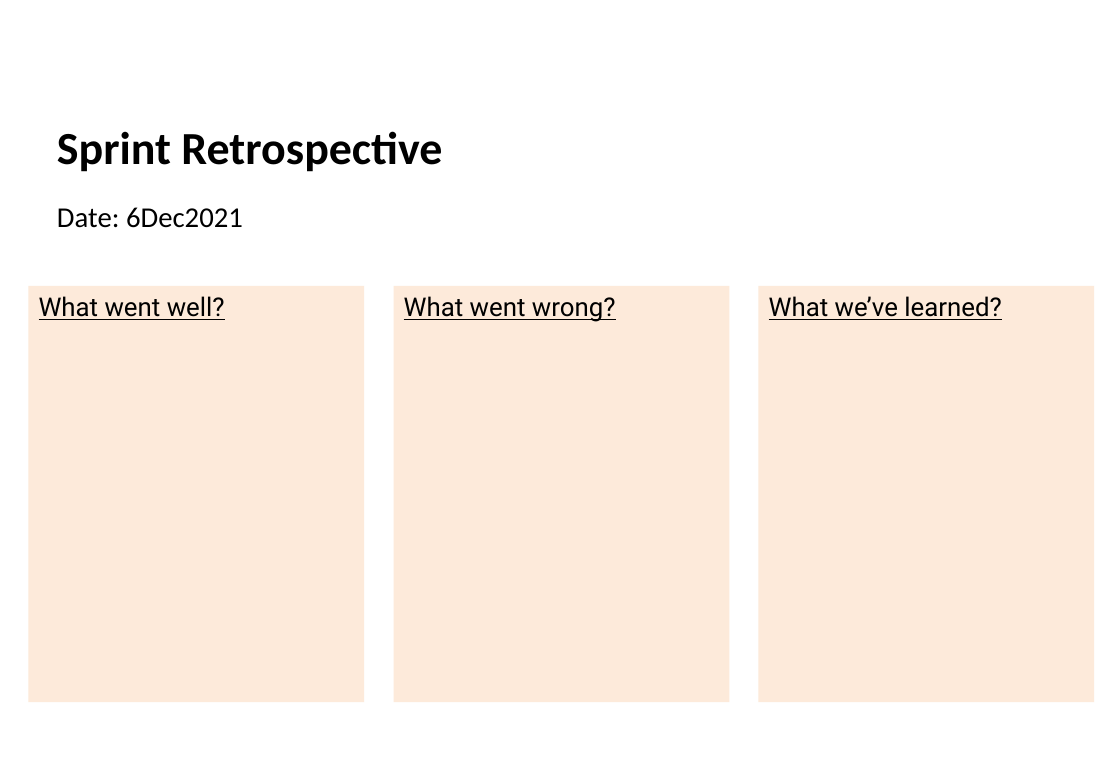
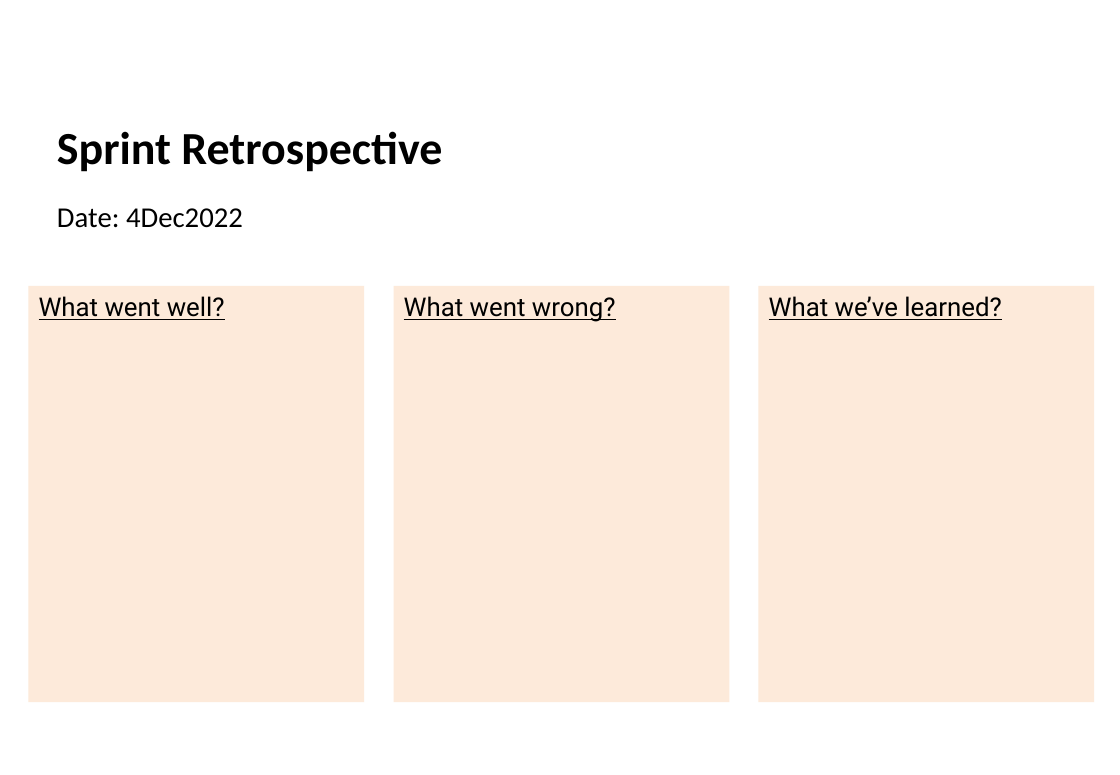
Before and after one commit to Diogosadias/LEI_PI_SEM3, a slide deck: slide 10 of docs/Sprint3/LAPR3 - Sprint 3 Status Report.pptx (slide 9 before the commit). Drawn at 1120x775 pixels with LibreOffice and Linux fonts; fonts in the diff are those of the drawing; background and template pictures are left out. Boxes give left, top, right and bottom in pixels: in the first picture for what was removed or moved away, otherwise in the second. Text is boxed around its words. In the diff, an @@ line names an element or a change of style, - is before the commit and + after.

```diff
--- a/docs/Sprint3/LAPR3 - Sprint 3 Status Report.pptx
+++ b/docs/Sprint3/LAPR3 - Sprint 3 Status Report.pptx
@@ text at box(57, 208, 243, 228): text changed @@
-Date: 6Dec2021
+Date: 4Dec2022
```
Also in this commit, not shown: 6 other slides changed, 1 slide added.
